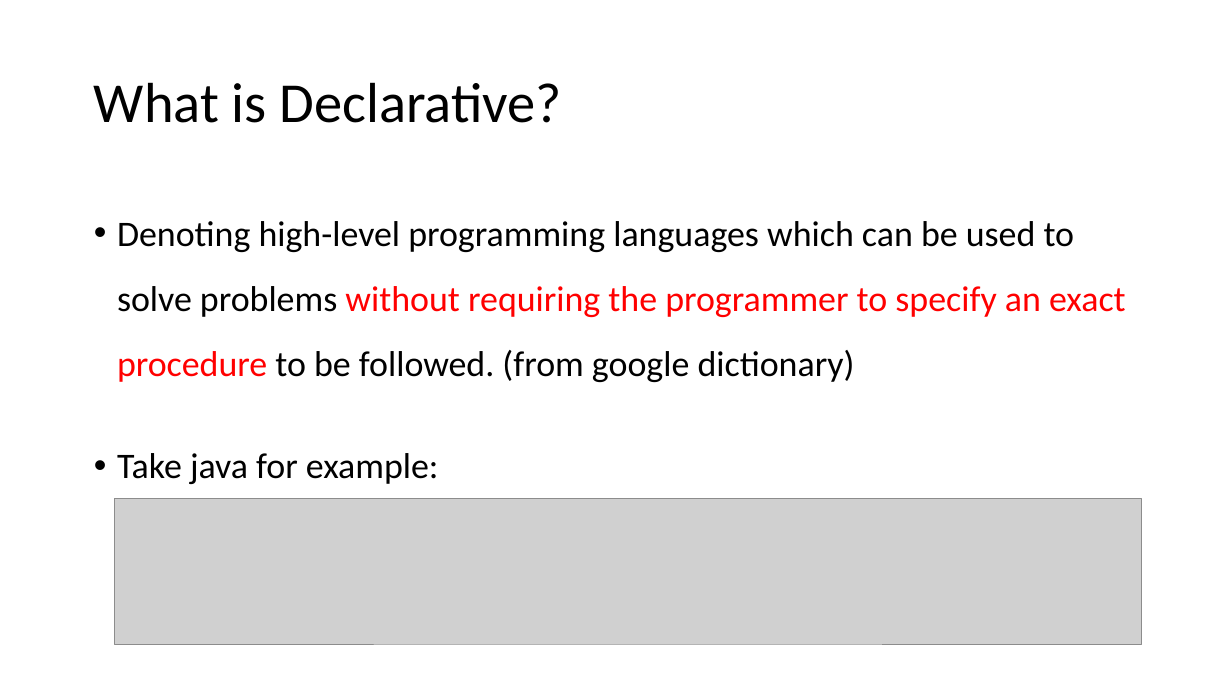
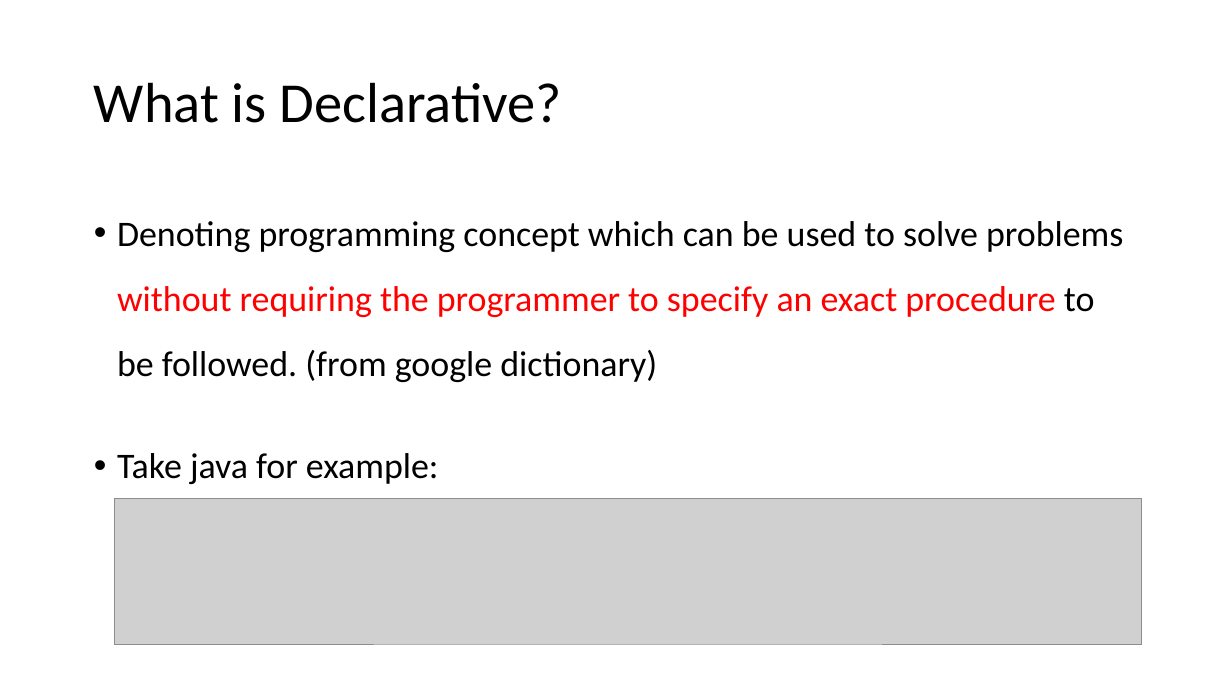
Before and after one commit to michael-ouyang-projects/vue3-practice, a slide deck: slide 13 of VUE3.pptx (slide 12 before the commit). Drawn at 1232x693 pixels with LibreOffice and Linux fonts; fonts in the diff are those of the drawing; grey boxes stand for pictures. Boxes give left, top, right and bottom in pixels: in the first picture for what was removed or moved away, otherwise in the second. Text is boxed around its words. In the diff, an @@ line names an element or a change of style, - is before the commit and + after.

```diff
--- a/VUE3.pptx
+++ b/VUE3.pptx
@@ text at bbox=[117, 221, 1123, 382]: text changed @@
-• Denoting high-level programming languages which can be used to solve problems without requiring the programmer to specify an exact procedure to be followed. (from google dictionary)
+• Denoting programming concept which can be used to solve problems without requiring the programmer to specify an exact procedure to be followed. (from google dictionary)
```
Also in this commit, not shown: 9 other slides changed, 1 slide added.
